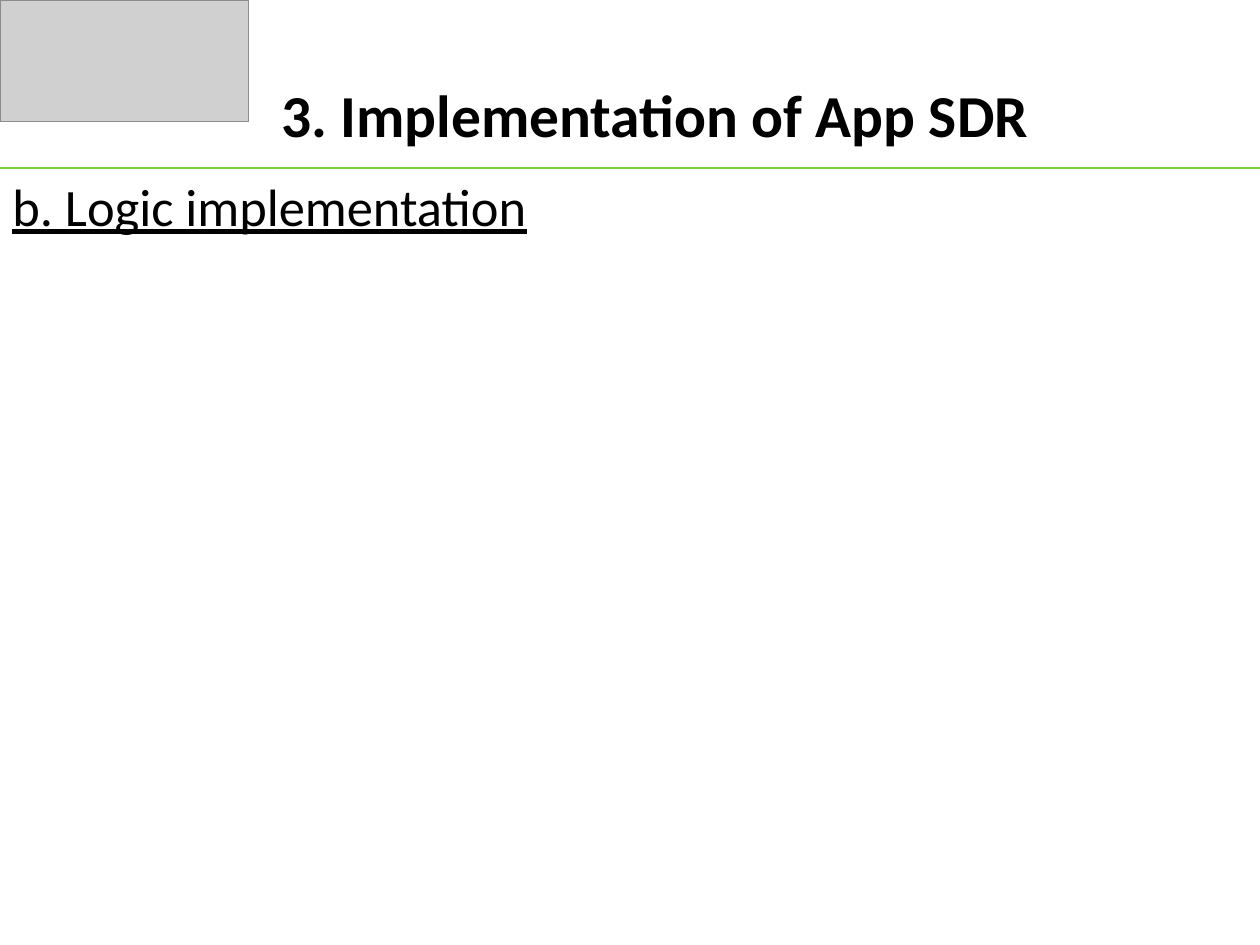
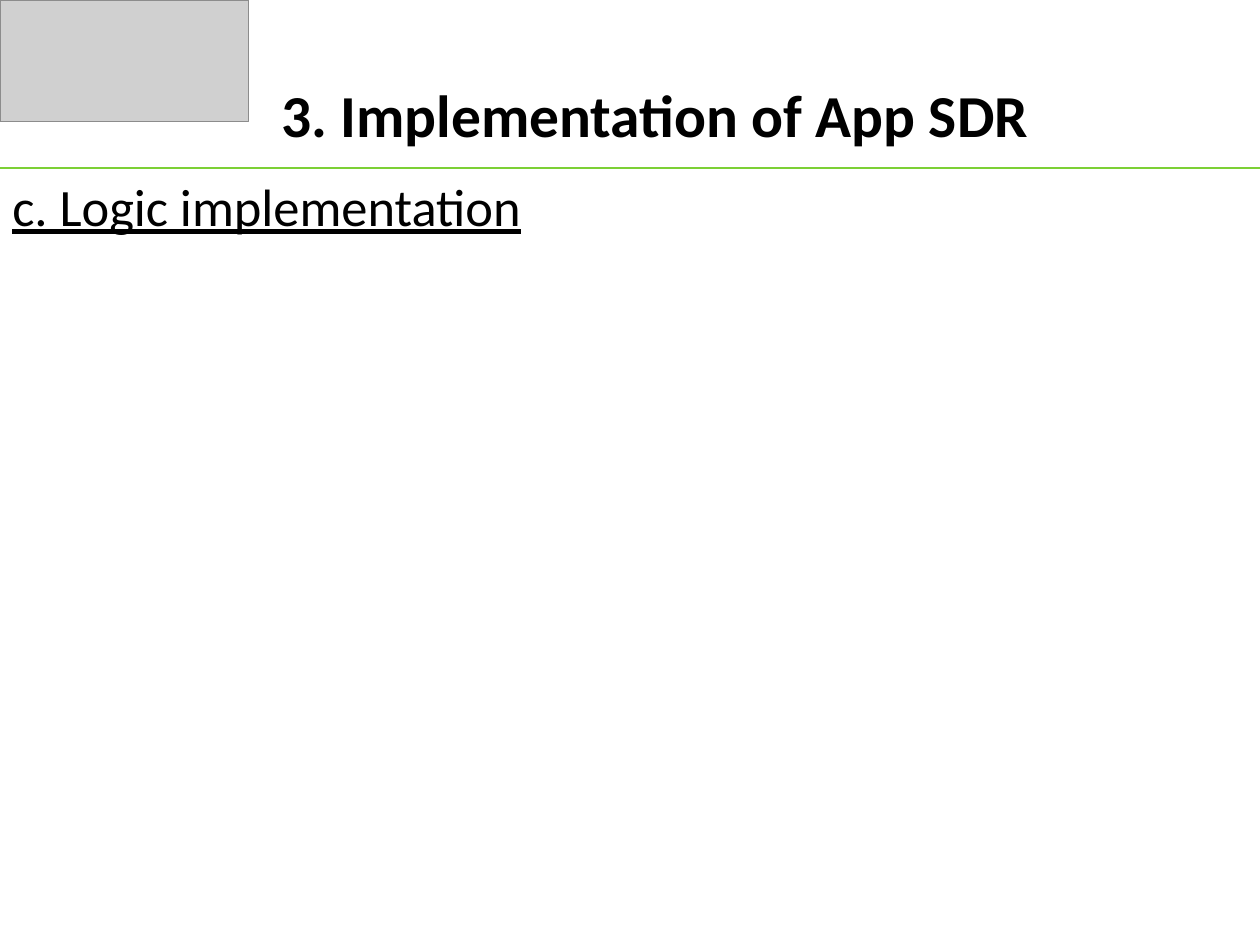
Before and after one commit to tongngocminhanh/MAUI_App_SDR, a slide deck: slide 9 of MySEProject/Documentation/ML22-23-8 Implement the SDR representation in the MAUI application.pptx (slide 6 before the commit). Drawn at 1260x945 pixels with LibreOffice and Linux fonts; fonts in the diff are those of the drawing; grey boxes stand for pictures. Boxes give left, top, right and bottom in pixels: in the first picture for what was removed or moved away, otherwise in the second. Text is boxed around its words. In the diff, an @@ line names an element or a change of style, - is before the commit and + after.

```diff
--- a/MySEProject/Documentation/ML22-23-8 Implement the SDR representation in the MAUI application.pptx
+++ b/MySEProject/Documentation/ML22-23-8 Implement the SDR representation in the MAUI application.pptx
@@ text at (x1=12, y1=189, x2=521, y2=235): text changed @@
-b. Logic implementation
+c. Logic implementation
```
Also in this commit, not shown: 7 other slides changed, 4 slides added.
